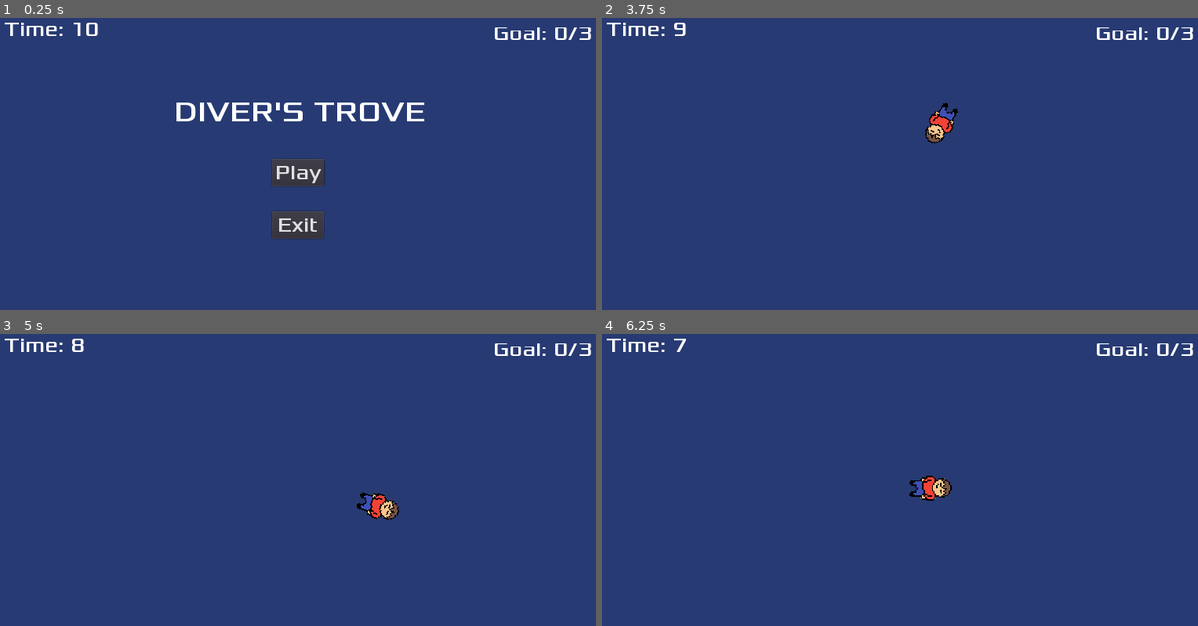
Above: before the commit, frames 1-4 (two rows, left to right).
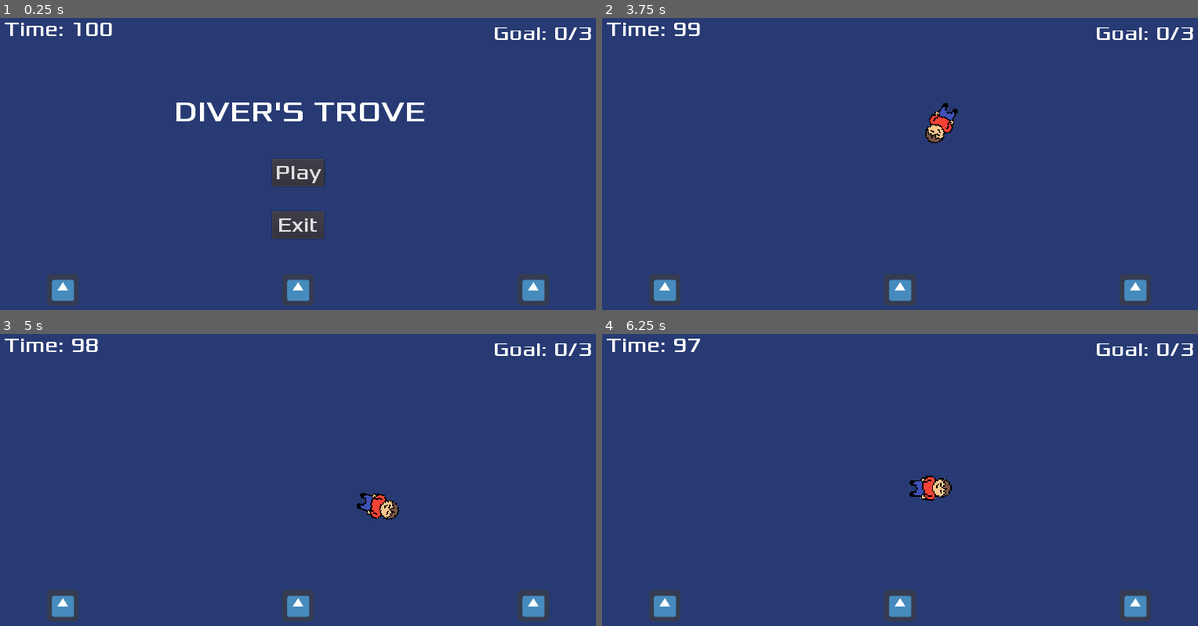
Above: after the commit, the same moments.

Repository: AlgionSan/GJ-Demo-2.0
Game: Godot game, scene res://scenes/Main.tscn
The game is run twice, just before and just after one commit, with the same random seed, the same clock (stepped at 60 frames per second) and the same inputs. The engine's default icon, where the game draws it, is replaced by a stand-in: a white triangle on a blue panel in a dark square.
Inputs (mouse positions are in pixels of both pictures, inside the frame that each line leads up to):
- Up to frame 1 (0.25 s): no input
- Up to frame 2 (3.75 s): click "Play" at 0.5 s; move the mouse to (1037, 155) at 1.27 s; tap E (interact, bound only after the commit) every 0.75 s from 1.35 to 3.6 s; move the mouse to (774, 190) at 2.02 s; move the mouse to (965, 93) at 2.77 s; move the mouse to (870, 242) at 3.52 s
- Up to frame 3 (5 s): move the mouse to (488, 541) at 4.27 s; tap E (interact, bound only after the commit) at 4.35 s
- Up to frame 4 (6.25 s): move the mouse to (709, 436) at 5.02 s; tap E (interact, bound only after the commit) at 5.1, 5.85 s; move the mouse to (929, 488) at 5.77 s

The runs differ from the first frame. In frame 1, 1.7% of the frame differs, in the area x 7-93%, y 1-99%; in frame 2, 1.7%; in frame 3, 1.8%; in frame 4, 1.8%.

Commit message:
progress, interaction and goal ui work
idk but i made it happen... i added a signal photograph in player and emitted it in main, then call update_goal from there.. phew... now time to add win condition

Diff:
--- a/project.godot
+++ b/project.godot
@@ -7,6 +7,16 @@
 ;   param=value ; assign values to parameters
 
 config_version=4
+
+_global_script_classes=[ {
+"base": "Area2D",
+"class": "Interactable",
+"language": "GDScript",
+"path": "res://scripts/Interactable.gd"
+} ]
+_global_script_class_icons={
+"Interactable": ""
+}
 
 [application]
 
@@ -25,6 +35,18 @@
 
 common/drop_mouse_on_gui_input_disabled=true
 
+[input]
+
+interact={
+"deadzone": 0.5,
+"events": [ Object(InputEventKey,"resource_local_to_scene":false,"resource_name":"","device":0,"alt":false,"shift":false,"control":false,"meta":false,"command":false,"pressed":false,"scancode":0,"physical_scancode":69,"unicode":0,"echo":false,"script":null)
+ ]
+}
+
+[layer_names]
+
+2d_physics/layer_2="interactions"
+
 [mono]
 
 project/assembly_name="Gj Demo 2 . 0"
--- /dev/null
+++ b/scenes/Interactable.tscn
@@ -0,0 +1,19 @@
+[gd_scene load_steps=4 format=2]
+
+[ext_resource path="res://scripts/Interactable.gd" type="Script" id=1]
+[ext_resource path="res://arts/icon.png" type="Texture" id=2]
+
+[sub_resource type="CircleShape2D" id=1]
+radius = 40.0
+
+[node name="Interactable" type="Area2D"]
+collision_layer = 2
+collision_mask = 0
+monitoring = false
+script = ExtResource( 1 )
+
+[node name="CollisionShape2D" type="CollisionShape2D" parent="."]
+shape = SubResource( 1 )
+
+[node name="Sprite" type="Sprite" parent="."]
+texture = ExtResource( 2 )
--- a/scenes/Main.tscn
+++ b/scenes/Main.tscn
@@ -1,8 +1,9 @@
-[gd_scene load_steps=4 format=2]
+[gd_scene load_steps=5 format=2]
 
 [ext_resource path="res://scenes/Player.tscn" type="PackedScene" id=1]
 [ext_resource path="res://scripts/Main.gd" type="Script" id=2]
 [ext_resource path="res://scenes/HUD.tscn" type="PackedScene" id=3]
+[ext_resource path="res://scenes/Interactable.tscn" type="PackedScene" id=4]
 
 [node name="Main" type="Node"]
 script = ExtResource( 2 )
@@ -27,4 +28,23 @@
 "_gizmo_extents_": 22.4
 }
 
+[node name="Interactable" parent="." instance=ExtResource( 4 )]
+position = Vector2( 1120, 600 )
+interact_label = "Press 'E' To Photograph"
+interact_type = "photograph_goal"
+interact_value = "You Found A Crab Lantern!"
+
+[node name="Interactable2" parent="." instance=ExtResource( 4 )]
+position = Vector2( 640, 600 )
+interact_label = "Press 'E' To Photograph"
+interact_type = "photograph_goal"
+interact_value = "You Found Glowing Corals"
+
+[node name="Interactable3" parent="." instance=ExtResource( 4 )]
+position = Vector2( 160, 600 )
+interact_label = "Press 'E' To Photograph"
+interact_type = "photograph_goal"
+interact_value = "You Found A Fossil!"
+
+[connection signal="photograph" from="Player" to="." method="_on_Player_photograph"]
 [connection signal="start_game" from="HUD" to="." method="new_game"]
--- a/scenes/Player.tscn
+++ b/scenes/Player.tscn
@@ -1,7 +1,8 @@
-[gd_scene load_steps=5 format=2]
+[gd_scene load_steps=7 format=2]
 
 [ext_resource path="res://arts/meet_Vector.png" type="Texture" id=1]
 [ext_resource path="res://scripts/Player.gd" type="Script" id=2]
+[ext_resource path="res://font/xolonium-regular.ttf" type="DynamicFontData" id=3]
 
 [sub_resource type="SpriteFrames" id=1]
 animations = [ {
@@ -15,7 +16,17 @@
 radius = 29.0
 height = 26.0
 
+[sub_resource type="DynamicFont" id=3]
+size = 12
+outline_color = Color( 0, 0, 0, 1 )
+use_mipmaps = true
+font_data = ExtResource( 3 )
+
 [node name="Player" type="Area2D"]
+z_index = 1
+collision_layer = 0
+collision_mask = 2
+monitorable = false
 script = ExtResource( 2 )
 
 [node name="AnimatedSprite" type="AnimatedSprite" parent="."]
@@ -27,3 +38,20 @@
 [node name="CollisionShape2D" type="CollisionShape2D" parent="."]
 rotation = 1.5708
 shape = SubResource( 2 )
+
+[node name="PlayerInteractLabel" type="Label" parent="."]
+anchor_left = 0.5
+anchor_top = 0.5
+anchor_right = 0.5
+anchor_bottom = 0.5
+margin_left = -75.5
+margin_top = -52.0
+margin_right = 75.5
+margin_bottom = -38.0
+custom_fonts/font = SubResource( 3 )
+text = "Press 'F' To Photograph"
+align = 1
+valign = 1
+
+[connection signal="area_entered" from="." to="." method="_on_Player_area_entered"]
+[connection signal="area_exited" from="." to="." method="_on_Player_area_exited"]
--- a/scripts/HUD.gd
+++ b/scripts/HUD.gd
@@ -5,11 +5,12 @@
 func _ready():
 	pass
 
-func update_goal(cur_goal, max_goals):
-	$GoalLabel.text = "Goal: " + str(cur_goal) + "/" + str(max_goals)
+func update_goal(cur_goal):
+	$GoalLabel.text = "Goal: " + str(cur_goal) + "/" + str(3)
 
 func update_time(time):
 	$TimeLabel.text = "Time: " + str(int(time))
+
 
 func show_message(text):
 	$MessageLabel.text = text
--- /dev/null
+++ b/scripts/Interactable.gd
@@ -0,0 +1,15 @@
+class_name Interactable extends Area2D
+
+export var interact_label = "none" #text popup when you have the option to interact with something
+export var interact_type = "none" #class of what the interaction will be
+export var interact_value = "none" #actual value of the interaction
+
+
+# Called when the node enters the scene tree for the first time.
+func _ready():
+	pass # Replace with function body.
+
+
+# Called every frame. 'delta' is the elapsed time since the previous frame.
+#func _process(delta):
+#	pass
--- a/scripts/Main.gd
+++ b/scripts/Main.gd
@@ -1,13 +1,13 @@
 extends Node
 
 
-export var oxygenTimer : float = 10.0
+export var oxygenTimer : float = 100.0
 
 var game_running: bool = false
 
 func new_game():
 	set_process(true)
-	oxygenTimer = 10
+	oxygenTimer = 100
 	$HUD.update_time(oxygenTimer)
 	$Player.start($StartPosition.position)
 
@@ -38,3 +38,12 @@
 		$HUD.update_time(oxygenTimer)
 	else:
 		game_over()
+
+
+
+
+
+
+
+func _on_Player_photograph(goal):
+	$HUD.update_goal(goal)
--- a/scripts/Player.gd
+++ b/scripts/Player.gd
@@ -1,19 +1,31 @@
 extends Area2D
+
+signal photograph
+
 
 var speed = 200
 var target_position = Vector2.ZERO
 var velocity = Vector2()
+var marineLifeCount : int = 0
+var maxMarineLife : int = 3
 
+# List to store unique identifiers of photographed objects
+var photographed_objects : Array = []
+onready var all_interactions = []
 
 
 func _ready():
 	hide()
+	update_interactions()
 
 #input listener
 func _input(event):
 
 	if event is InputEventMouseMotion:
 		target_position = event.position
+
+	if Input.is_action_just_pressed("interact"):
+		execute_interaction()
 
 #update function per frame
 func _process(delta):
@@ -36,3 +48,47 @@
 func destroy_itself():
 	hide()
 	$CollisionShape2D.set_deferred("disabled", true)
+
+
+#interaction and player collission methods
+###################################
+
+func _on_Player_area_entered(area):
+	all_interactions.insert(0,area)
+	update_interactions()
+
+func _on_Player_area_exited(area):
+	all_interactions.erase(area)
+	update_interactions()
+
+func update_interactions():
+	if all_interactions:
+		$PlayerInteractLabel.text = all_interactions[0].interact_label
+	else:
+		$PlayerInteractLabel.text = ""
+
+
+func execute_interaction():
+	if all_interactions:
+		var cur_interaction = all_interactions[0]
+		match cur_interaction.interact_type:
+			"photograph_goal":
+				handle_photograph_goal(cur_interaction)
+
+func photograph_marine_life():
+	if marineLifeCount < maxMarineLife:
+		marineLifeCount += 1
+		print("Photographed marine life! " + str(marineLifeCount) + " out of " + str(maxMarineLife))
+		update_interactions()  # Update interactions after a successful photograph
+
+		emit_signal("photograph", marineLifeCount)
+	else:
+		print("You've already photographed enough marine life!")
+
+# Function to handle the "photograph_goal" case
+func handle_photograph_goal(cur_interaction):
+	if cur_interaction.interact_value in photographed_objects:
+		print("You've already photographed this object!")
+	else:
+		photograph_marine_life()
+		photographed_objects.append(cur_interaction.interact_value)
